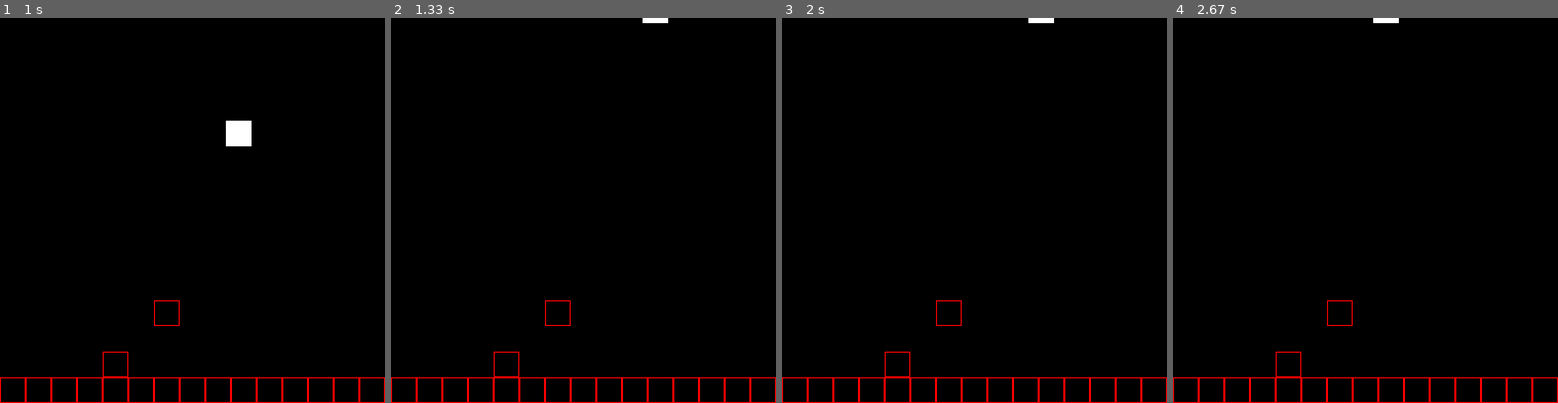
Above: before the commit, frames 1-4 (left to right).
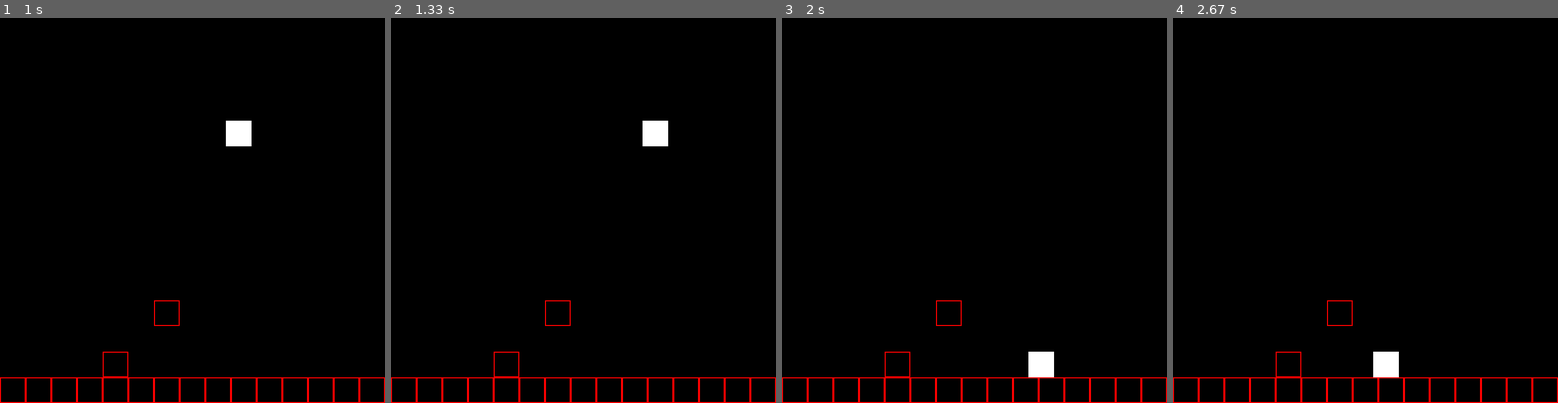
Above: after the commit, the same moments.

Repository: R4F43LL-D3VB3GINN3R/Python_Pygame_Training
Game: pygame game, started from main.py
The game is run twice, just before and just after one commit, with the same random seed, the same clock (stepped at 60 frames per second) and the same inputs.
Inputs:
- Up to frame 1 (1 s): hold D 0.33-0.8 s; hold W from 0.83 s (still down)
- Up to frame 2 (1.33 s): release W at 1.13 s; hold D from 1.17 s (still down)
- Up to frame 3 (2 s): release D at 1.63 s; hold A from 1.67 s (still down)
- Up to frame 4 (2.67 s): release A at 2.2 s; hold A from 2.57 s (still down)

Frame 1 is identical in both runs. In frame 2, 0.5% of the frame differs, in the area x 65-72%, y 0-34%; in frame 3, 0.5%; in frame 4, 0.5%.

Commit message:
Update level.py

Diff:
--- a/level.py
+++ b/level.py
@@ -17,6 +17,7 @@
         self.myrect4 = pygame.Rect(350, 550, tile_size, tile_size)
         self.map = layout
         self.list_tiles_solo = []
+        self.gravity_force = 5
 
 #-------------------------------------------------------------------------------------------------------------------------------------------------------------------------------------------------------------#
 # [METHOD: 001] #
@@ -54,6 +55,17 @@
                     self.tiles.myrect.y -= 1
                 elif self.tiles.pos == 'up':
                     self.tiles.myrect.y += 1
+                elif self.tiles.pos == 'stop':
+                    self.gravity_force = 0
+                    self.tiles.jumping = True
+                    self.tiles.myrect.y -= 1
+                elif self.tiles.pos == 'falling':
+                    self.gravity_force = 0
+                    self.tiles.myrect.y -= 1
+                    self.tiles.myrect.bottom -= 2
+                    self.tiles.direction.y = 0
+                    self.tiles.jumping = True
+                    self.tiles.pos = 'stop'
 
             pygame.draw.rect(self.tiles.display, (0, 0, 0), solo)
             pygame.draw.rect(self.tiles.display, (255, 0, 0), solo, 2)
@@ -63,10 +75,24 @@
 #-------------------------------------------------------------------------------------------------------------------------------------------------------------------------------------------------------------#
 # [METHOD: 003] #
 
+    def gravity(self):
+
+        pygame.draw.rect(self.tiles.display, (0, 0, 0), self.tiles.myrect)
+
+        if self.tiles.pos == 'falling' and self.tiles.direction.y == -1:
+            self.gravity_force = 20
+            self.tiles.myrect.y += self.gravity_force
+
+        pygame.draw.rect(self.tiles.display, self.tiles.color, self.tiles.myrect)
+
+#-------------------------------------------------------------------------------------------------------------------------------------------------------------------------------------------------------------#
+# [METHOD: 004] #
+
     def run(self):
 
         self.tiles.update()
         self.printmap()
         self.collision_solo()
+        self.gravity()
 
 #-------------------------------------------------------------------------------------------------------------------------------------------------------------------------------------------------------------#
